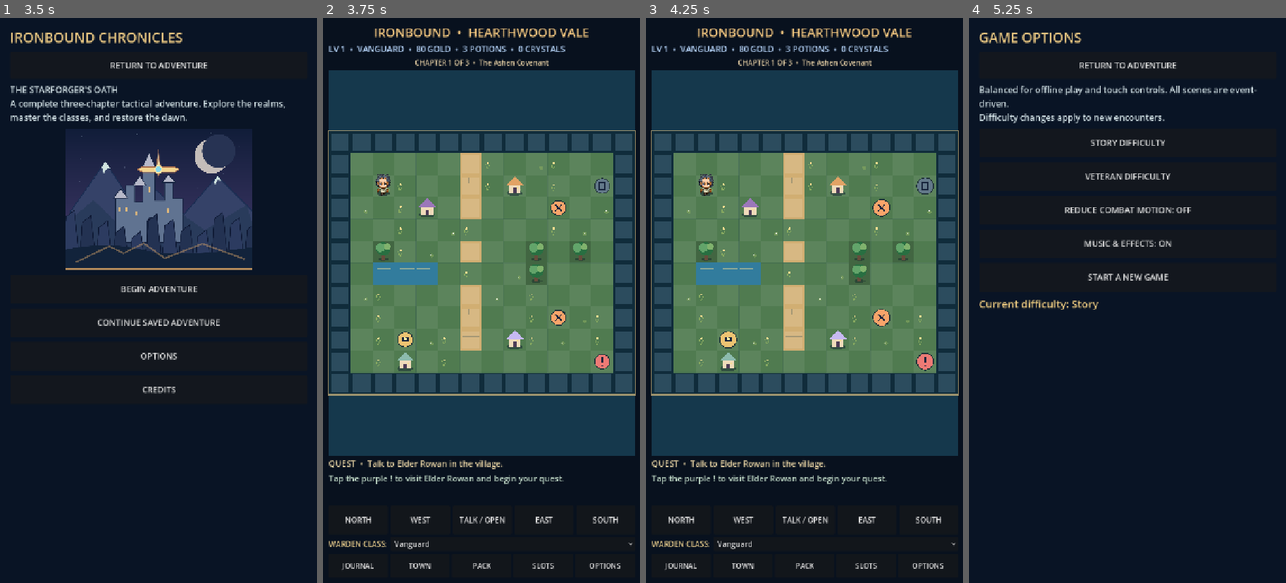
Above: before the commit, frames 1-4 (left to right).
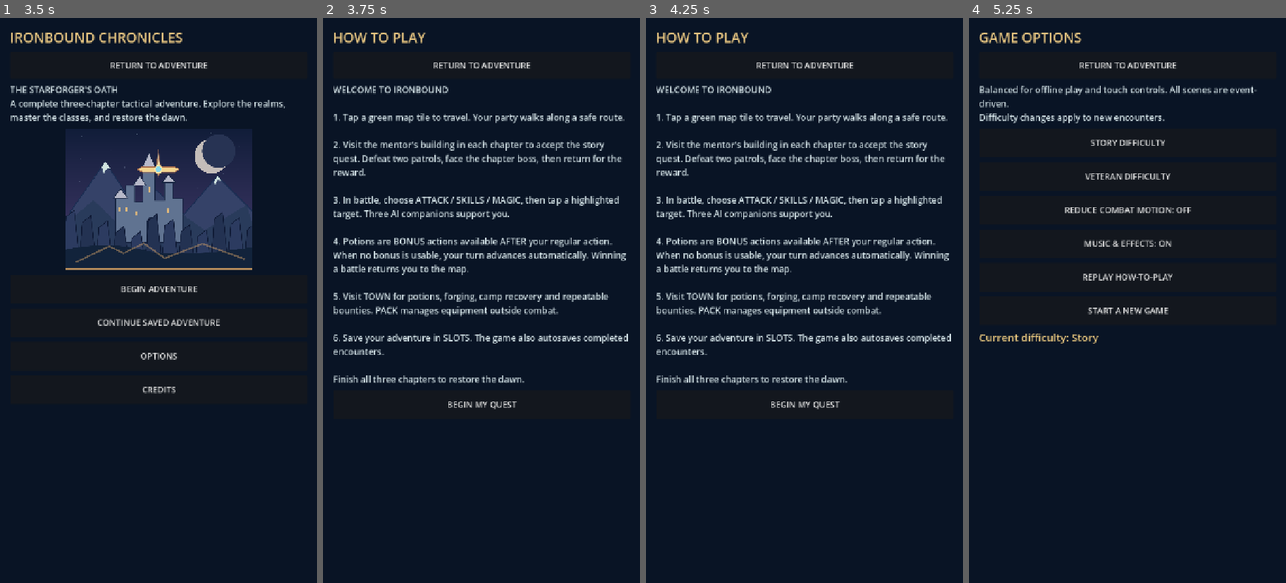
Above: after the commit, the same moments.

Repository: timnagytaxes-svg/android-test-apk
Game: Godot game, scene res://v06/world_game.tscn
The game is run twice, just before and just after one commit, with the same random seed, the same clock (stepped at 60 frames per second) and the same inputs.
Inputs (mouse positions are in pixels of both pictures, inside the frame that each line leads up to):
- Up to frame 1 (3.5 s): click "JOURNAL" at 0.5 s; click "TOWN" at 1.25 s; click "PACK" at 2 s; click "SLOTS" at 2.75 s
- Up to frame 2 (3.75 s): click "BEGIN ADVENTURE" at 3.5 s
- Up to frame 3 (4.25 s): no input
- Up to frame 4 (5.25 s): click (1127, 402) at 4.25 s, where only the run after the commit has a clickable "BEGIN MY QUEST"; click "OPTIONS" at 5 s

Frame 1 is identical in both runs. In frame 2, 65% of the frame differs, in the area x 1-99%, y 1-98%; in frame 3, 65%; in frame 4, 1.0%.

Commit message:
Add optional first-run interactive tutorial and persistent completion flag

Diff:
--- a/godot/v06/campaign/campaign.gd
+++ b/godot/v06/campaign/campaign.gd
@@ -16,6 +16,7 @@
 var difficulty: int = CLASSIC_DIFFICULTY
 var reduced_motion: bool = false
 var sound_enabled: bool = true
+var tutorial_seen: bool = false
 var encounters_won: int = 0
 var encounters_lost: int = 0
 var bounty_victories: int = 0
@@ -198,7 +199,7 @@
         states.append(zone.to_dict())
     return {"schema": 1, "chapter": chapter, "gold": gold, "crystals": crystals,
         "forge_power": forge_power, "forge_armor": forge_armor,
-        "difficulty": difficulty, "reduced_motion": reduced_motion, "sound_enabled": sound_enabled,
+        "difficulty": difficulty, "reduced_motion": reduced_motion, "sound_enabled": sound_enabled, "tutorial_seen": tutorial_seen,
         "encounters_won": encounters_won, "encounters_lost": encounters_lost, "bounty_victories": bounty_victories,
         "treasures_found": treasures_found, "party_wounds": party_wounds.duplicate(),
         "achievements": achievements.duplicate(), "bonds": bonds.duplicate(), "zones": states}
@@ -256,6 +257,7 @@
     difficulty = mode
     reduced_motion = bool(data.get("reduced_motion",false))
     sound_enabled = bool(data.get("sound_enabled",true))
+    tutorial_seen = bool(data.get("tutorial_seen",false))
     party_wounds = saved_wounds.duplicate()
     bonds = saved_bonds.duplicate()
     achievements.clear()
--- a/godot/v06/world_game.gd
+++ b/godot/v06/world_game.gd
@@ -98,6 +98,16 @@
     overlay_text.autowrap_mode = TextServer.AUTOWRAP_WORD_SMART
     overlay_actions.add_child(overlay_text)
 
+func _begin_adventure() -> void:
+    if campaign.tutorial_seen:
+        _close_panel()
+    else:
+        _open_panel("tutorial")
+
+func _complete_tutorial() -> void:
+    campaign.tutorial_seen = true
+    _close_panel()
+
 func _close_panel() -> void:
     overlay.visible = false
 
@@ -131,7 +141,7 @@
             art.custom_minimum_size = Vector2(0,320)
             overlay_actions.add_child(art)
             overlay_actions.move_child(art,1)
-            _panel_button("BEGIN ADVENTURE",_close_panel)
+            _panel_button("BEGIN ADVENTURE",_begin_adventure)
             _panel_button("CONTINUE SAVED ADVENTURE",_open_panel.bind("slots"))
             _panel_button("OPTIONS",_open_panel.bind("settings"))
             _panel_button("CREDITS",_open_panel.bind("credits"))
@@ -139,6 +149,10 @@
             overlay_title.text = "IRONBOUND • CREDITS"
             overlay_text.text = "Design, code, world and vector illustrations created for Ironbound Chronicles.\nJRPG c …(194 unchanged characters)…
             _panel_button("RETURN TO TITLE",_open_panel.bind("title"))
+        "tutorial":
+            overlay_title.text = "HOW TO PLAY"
+            overlay_text.text = "WELCOME TO IRONBOUND\n\n1. Tap a green map tile to travel. Your party walks along a safe route.\n\n2. Visit the mentor's building in each chapter to accept the story quest. Defeat two patrols, face the chapter boss, then return for the reward.\n\n3. In battle, choose ATTACK / SKILLS / MAGIC, then tap a highlighted target. Three AI companions support you.\n\n4. Potions are BONUS actions available AFTER your regular action. When no bonus is usable, your turn advances automatically. Winning a battle returns you to the map.\n\n5. Visit TOWN for potions, forging, camp recovery and repeatable bounties. PACK manages equipment outside combat.\n\n6. Save your adventure in SLOTS. The game also autosaves completed encounters.\n\nFinish all three chapters to restore the dawn."
+            _panel_button("BEGIN MY QUEST",_complete_tutorial)
         "journal":
             overlay_title.text = "THE IRONBOUND CHRONICLE"
             overlay_text.text = campaign.journal()
@@ -217,6 +231,7 @@
             _panel_button("VETERAN DIFFICULTY",_difficulty.bind(1))
             _panel_button("REDUCE COMBAT MOTION: %s" % ("ON" if campaign.reduced_motion else "OFF"),_toggle_motion)
             _panel_button("MUSIC & EFFECTS: %s" % ("ON" if campaign.sound_enabled else "OFF"),_toggle_sound)
+            _panel_button("REPLAY HOW-TO-PLAY",_open_panel.bind("tutorial"))
             _panel_button("START A NEW GAME",_open_panel.bind("confirm_reset"))
             _section("Current difficulty: %s" % ("Veteran" if campaign.difficulty == 1 else "Story"))
         "confirm_reset":
